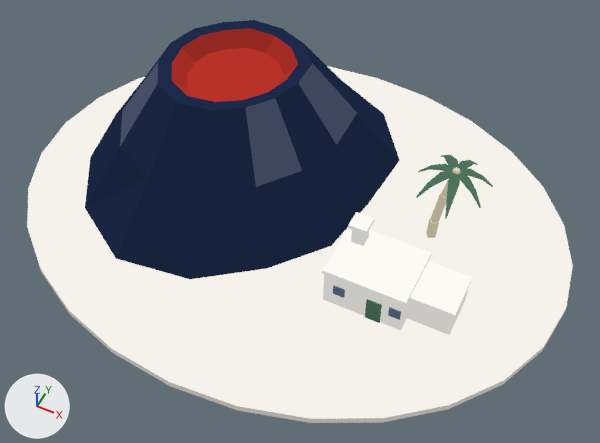
The glTF model plugins/postcard/skills/postcard/kit/art/3d/lanzarote.glb: old version first, new version second.
The view is the same before and after, from a 50 mm lens placed at (24.4, -47.0, 57.7), pointed at (2.5, -3.1, 2.9). Every picture has the same lights, and +X, +Y and +Z are marked at lower left. The first picture is the older version. Vertices at exactly the same position are counted once.

The first picture shows 'model'.
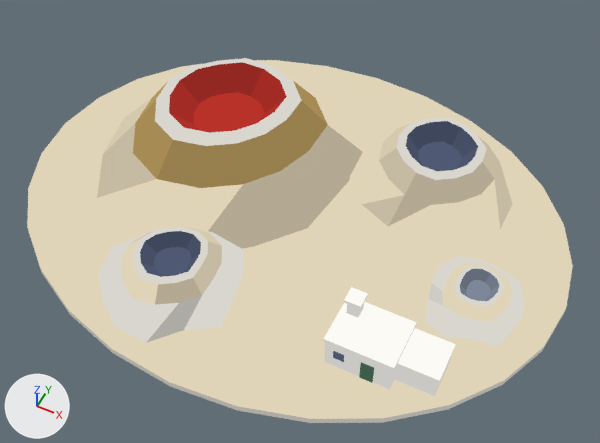
What differs and where, as boxes [x1, y1, x2, y2] in the pictures (600 x 443 px; the box of a moved part takes in the faces that stretch with it):
'model', recoloured, reshaped (white to beige, 9% shorter): before [27, 20, 573, 423]; after [27, 58, 573, 423]
part 1 of me_mesh_0, moved or reshaped: before [322, 228, 432, 306]; after [323, 302, 417, 370]
part 2 of me_mesh_0, moved or reshaped: before [410, 261, 473, 318]; after [397, 328, 456, 383]
part 3 of me_mesh_0, moved or reshaped: before [348, 212, 374, 235]; after [344, 287, 368, 309]
part 4 of me_mesh_0, moved or reshaped: before [388, 307, 401, 320]; after [333, 351, 344, 362]
part 5 of me_mesh_0, rebuilt (15% narrower, 26% shorter): before [85, 20, 400, 279]; after [97, 58, 365, 249]
part 6 of me_mesh_0, added (beige): after [349, 116, 524, 248]
part 7 of me_mesh_0, added: after [98, 227, 244, 343]
part 8 of me_mesh_0, added: after [425, 256, 525, 347]
part 9 of me_mesh_0, deleted: before [323, 155, 493, 330]
part 10 of me_mesh_0, built on: before [407, 290, 468, 335]; after [324, 304, 452, 396]

What changed in the scene script:
```text
Change mat_material_2:
    where n0 = _N.new('ShaderNodeEmission'); n0.name = 'Emission'
    n0.inputs[0].default_value: (0.905, 0.888, 0.824, 1.0) -> (0.748, 0.656, 0.477, 1.0)  # 'Color', white #f4f2ea -> 'Color', beige #e0d4b8
Change mat_material_3:
    where n0 = _N.new('ShaderNodeEmission'); n0.name = 'Emission'
    n0.inputs[0].default_value: (0.00871, 0.0157, 0.044, 1.0) -> (0.454, 0.398, 0.291, 1.0)  # 'Color', dark blue #17223b -> 'Color', beige #b4a993
Change mat_material_4:
    where n0 = _N.new('ShaderNodeEmission'); n0.name = 'Emission'
    n0.inputs[0].default_value: (0.0101, 0.0185, 0.053, 1.0) -> (0.667, 0.585, 0.426, 1.0)  # 'Color', dark blue #1a2541 -> 'Color', beige #d5c9af
Change mat_material_5:
    where n0 = _N.new('ShaderNodeEmission'); n0.name = 'Emission'
    n0.inputs[0].default_value: (0.0114, 0.0212, 0.0617, 1.0) -> (0.561, 0.493, 0.359, 1.0)  # 'Color', dark blue #1c2846 -> 'Color', beige #c5baa2
Change mat_material_6:
    where n0 = _N.new('ShaderNodeEmission'); n0.name = 'Emission'
    n0.inputs[0].default_value: (0.0501, 0.0637, 0.107, 1.0) -> (0.309, 0.21, 0.0752, 1.0)  # 'Color', dark blue #3f475c -> 'Color', brown #977e4e
Change mat_material_8:
    where n0 = _N.new('ShaderNodeEmission'); n0.name = 'Emission'
    n0.inputs[0].default_value: (0.0605, 0.0773, 0.13, 1.0) -> (0.452, 0.306, 0.107, 1.0)  # 'Color', dark blue #464f65 -> 'Color', orange #b3965c
Change mat_material_9:
    where n0 = _N.new('ShaderNodeEmission'); n0.name = 'Emission'
    n0.inputs[0].default_value: (0.0123, 0.0232, 0.0684, 1.0) -> (0.692, 0.674, 0.621, 1.0)  # 'Color', dark blue #1d2a4a -> 'Color', light grey #d9d6cf
Change mat_material_14:
    where n0 = _N.new('ShaderNodeEmission'); n0.name = 'Emission'
    n0.inputs[0].default_value: (0.582, 0.577, 0.552, 1.0) -> (0.0705, 0.0904, 0.153, 1.0)  # 'Color', light grey #c9c8c4 -> 'Color', dark blue #4b556d
Change mat_material_16:
    where n0 = _N.new('ShaderNodeEmission'); n0.name = 'Emission'
    n0.inputs[0].default_value: (0.964, 0.955, 0.914, 1.0) -> (0.0501, 0.0637, 0.107, 1.0)  # 'Color', white #fbfaf5 -> 'Color', dark blue #3f475c
Change mat_material_17:
    where n0 = _N.new('ShaderNodeEmission'); n0.name = 'Emission'
    n0.inputs[0].default_value: (0.047, 0.107, 0.0674, 1.0) -> (0.0783, 0.1, 0.171, 1.0)  # 'Color', dark green #3d5c49 -> 'Color', dark blue #4f5973
Change mat_material_19:
    where n0 = _N.new('ShaderNodeEmission'); n0.name = 'Emission'
    n0.inputs[0].default_value: (0.0732, 0.171, 0.107, 1.0) -> (0.183, 0.217, 0.285, 1.0)  # 'Color', dark green #4c735c -> 'Color', greyish blue #778091
Change mat_material_20:
    where n0 = _N.new('ShaderNodeEmission'); n0.name = 'Emission'
    n0.inputs[0].default_value: (0.0674, 0.0923, 0.15, 1.0) -> (0.156, 0.184, 0.241, 1.0)  # 'Color', dark blue #49566c -> 'Color', greyish blue #6e7787
Change mat_material_23:
    where n0 = _N.new('ShaderNodeEmission'); n0.name = 'Emission'
    n0.inputs[0].default_value: (0.454, 0.398, 0.291, 1.0) -> (0.582, 0.577, 0.552, 1.0)  # 'Color', beige #b4a993 -> 'Color', light grey #c9c8c4
Add mat_material_27:
    mat_material_27 = bpy.data.materials.new('Material_27')
    # nodes: BsdfTransparent, Emission, LightPath, MixShader, OutputMaterial
    # colours: dark green #436551
Add mat_material_28:
    mat_material_28 = bpy.data.materials.new('Material_28')
    # nodes: BsdfTransparent, Emission, LightPath, MixShader, OutputMaterial
    # colours: dark green #4c735c
Add mat_material_31:
    mat_material_31 = bpy.data.materials.new('Material_31')
    # nodes: BsdfTransparent, Emission, LightPath, MixShader, OutputMaterial
    # colours: blue #5c6b87
Add mat_material_30:
    mat_material_30 = bpy.data.materials.new('Material_30')
    # nodes: BsdfTransparent, Emission, LightPath, MixShader, OutputMaterial
    # colours: dark blue #515e77
Add mat_material_29:
    mat_material_29 = bpy.data.materials.new('Material_29')
    # nodes: BsdfTransparent, Emission, LightPath, MixShader, OutputMaterial
    # colours: dark blue #49566c
Change me_mesh_0:
    remove me_mesh_0.from_pydata(...)  # 410 vertices, 706 faces, 274 loose edges; spans x -26.0..26.0, y -21.0..21.0, z 0.0..12.8
    add me_mesh_0.from_pydata(...)  # 492 vertices, 828 faces, 280 loose edges; spans x -26.0..26.0, y -21.0..21.0, z 0.0..8.7
    me_mesh_0 part 1: the loose piece of 12 vertices spanning x 7.4..14.6, y -8.9..-3.2, z 4.8..5.3 is scaled about its middle by (0.806, 0.807, 0.8), then moved by (2.0, -6.0, -0.7)
    me_mesh_0 part 2: the loose piece of 12 vertices spanning x 14.1..18.3, y -7.5..-3.3, z 3.8..4.3 is scaled about its middle by (0.858, 0.858, 0.8), then moved by (1.2, -6.1, -0.5)
    me_mesh_0 part 3: the loose piece of 8 vertices spanning x 8.0..9.6, y -5.4..-3.8, z 7.1..7.5 is moved by (2.4, -6.3, -1.1)
    me_mesh_0 part 4: the loose piece of 8 vertices spanning x 13.3..14.3, y -8.9..-8.7, z 2.7..3.7 is moved by (-2.4, -5.4, -0.4)
    me_mesh_0 part 5: the loose piece of 98 vertices spanning x -21.7..6.9, y -12.8..18.1, z 1.2..12.8 is rebuilt with 84 vertices and now spans x -20.7..4.2, y -10.9..16.2, z 1.2..8.7
    me_mesh_0 part 6: a new loose piece of 84 vertices spanning x 2.6..18.6, y 0.3..18.0, z 1.2..5.4
    me_mesh_0 part 7: a new loose piece of 84 vertices spanning x -11.7..1.3, y -19.0..-5.6, z 1.2..4.2
    me_mesh_0 part 8: a new loose piece of 84 vertices spanning x 15.0..23.0, y -7.8..1.4, z 1.2..3.2
    me_mesh_0 part 9: 15 loose pieces with 180 vertices, spanning x 7.5..17.1, y -8.9..6.1, z 0.0..9.3, are deleted
    me_mesh_0 part 10: 8 vertices removed from x 14.2..18.2, y -7.4..-3.4, z 1.2..3.8; 32 vertices added at x 10.2..19.1, y -14.3..-9.8, z 1.2..6.1
    add me_mesh_0.materials.append(mat_material_27)
    add me_mesh_0.materials.append(mat_material_28)
    add me_mesh_0.materials.append(mat_material_29)
    add me_mesh_0.materials.append(mat_material_30)
    add me_mesh_0.materials.append(mat_material_31)
```
